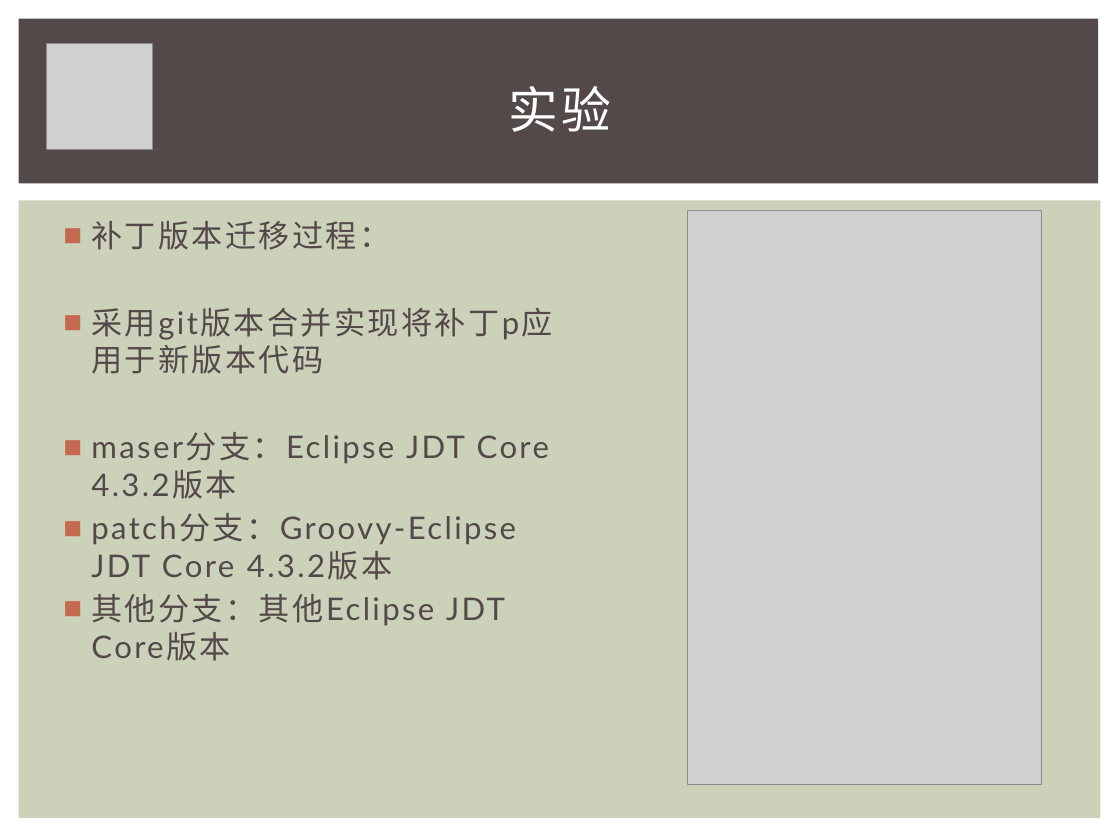
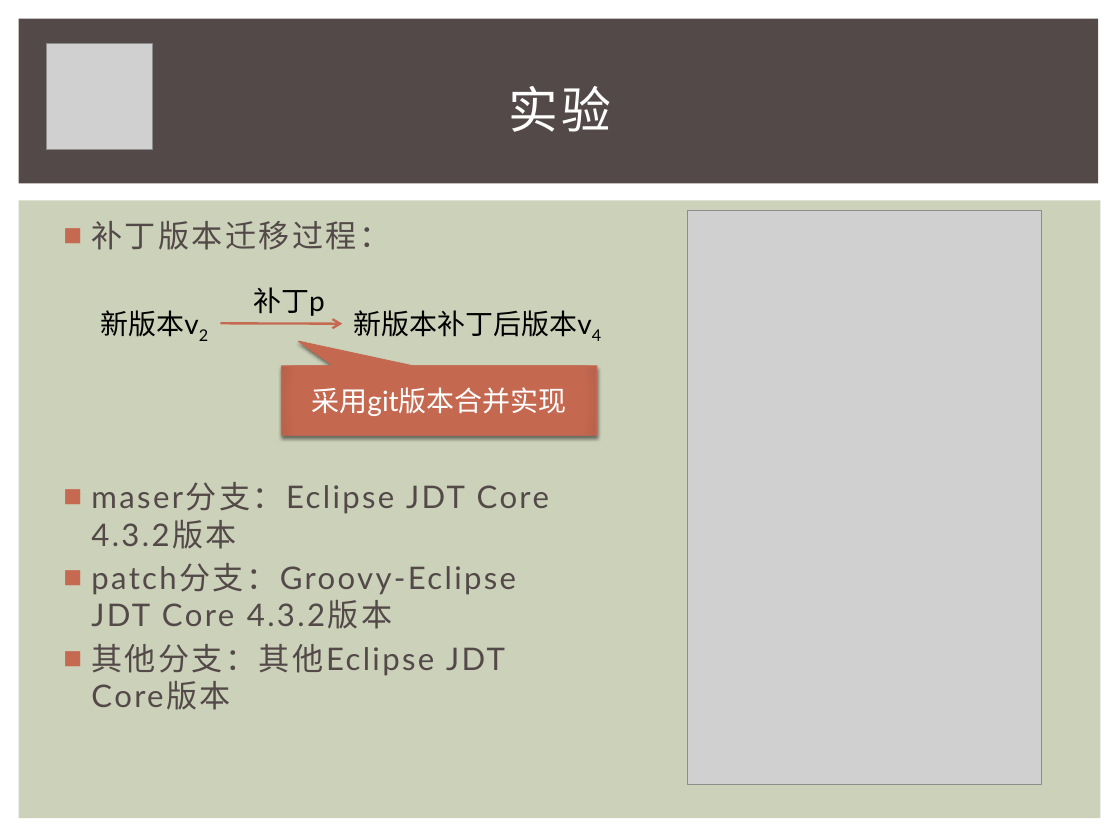
Before and after one commit to iewrer/mythesis, a slide deck: slide 27 of 答辩PPT.pptx. Drawn at 1120x840 pixels with LibreOffice and Linux fonts; fonts in the diff are those of the drawing; grey boxes stand for pictures. Boxes give left, top, right and bottom in pixels: in the first picture for what was removed or moved away, otherwise in the second. Text is boxed around its words. In the diff, an @@ line names an element or a change of style, - is before the commit and + after.

```diff
--- a/答辩PPT.pptx
+++ b/答辩PPT.pptx
@@ text added at (253, 287, 325, 316), 18 pt, text #000000 @@
+补丁p
@@ text at (91, 308, 552, 340): paragraph removed @@
-■ 采用git版本合并实现将补丁p应用于新版本代码
@@ text added at (100, 310, 198, 337), 18 pt, text #000000 @@
+新版本v2
@@ arrow added from (221, 324) to (343, 324), #C66951 1.5 pt @@
@@ text added at (353, 310, 591, 337), 18 pt, text #000000 @@
+新版本补丁后版本v4
@@ speech box added at (281, 366, 596, 436), fill gradient #C66951 to #B8624B, outline #C66951 0.79 pt, 18 pt, text #FFFFFF @@
+采用git版本合并实现
```
Also in this commit, not shown: 12 other slides changed, 2 slides added, 2 slides removed.
